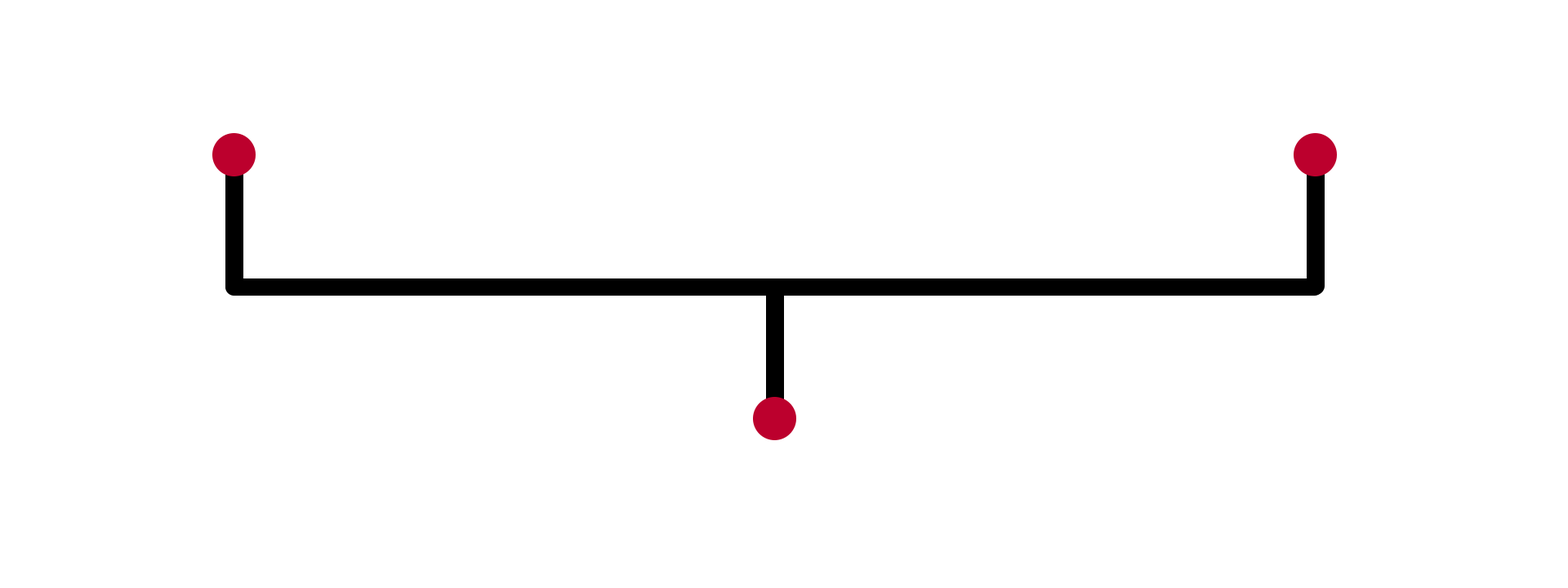
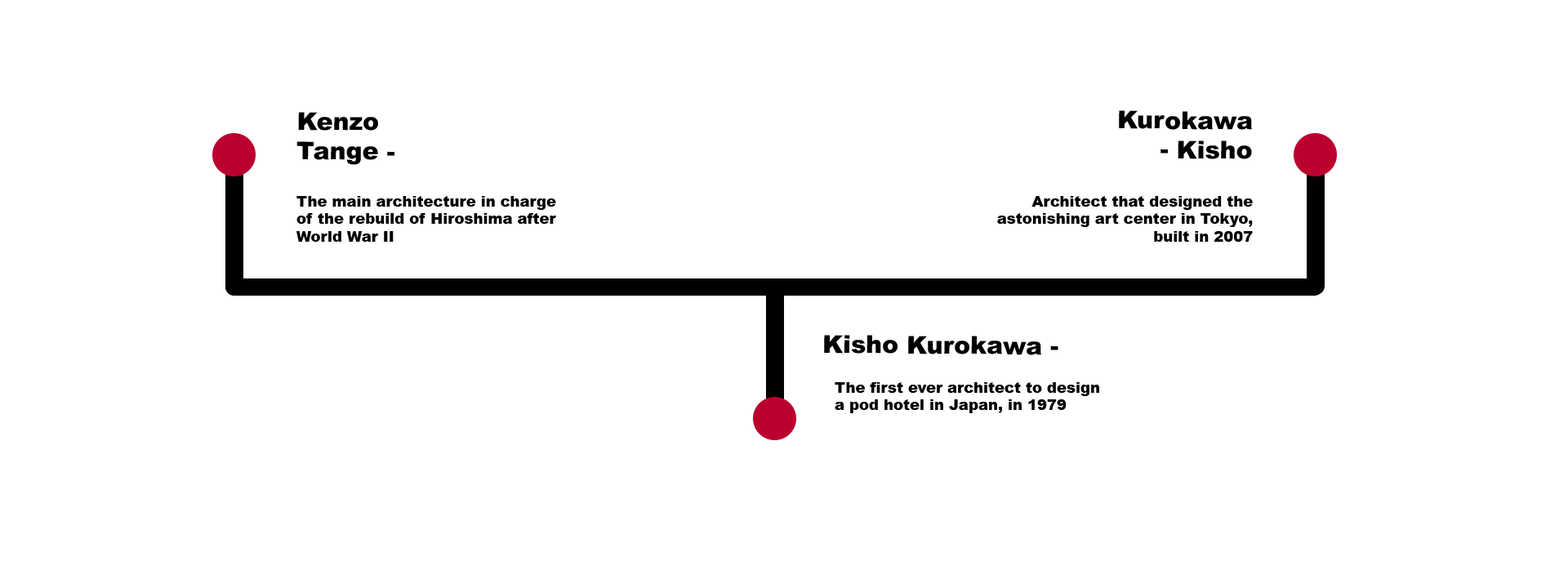
Comparing the layer stacks of the two 1568x588 images. Changes:
added layer "The main architecture in charge of the rebuild of Hiroshima aft" above "Kenzo Tange -" over [296, 196, 557, 242]
added layer "Kenzo Tange -" above "Architect that designed the astonishing art center in Tokyo, bu" over [296, 111, 395, 165]
added layer "Architect that designed the astonishing art center in Tokyo, bu" above "The first ever architect to design a pod hotel in Japan, in 197" over [997, 196, 1253, 242]
added layer "The first ever architect to design a pod hotel in Japan, in 197" above "Kurokawa - Kisho" over [834, 382, 1100, 414]
added layer "Kurokawa - Kisho" above "Kisho Kurokawa -" over [1118, 110, 1252, 160]
added layer "Kisho Kurokawa -" above "Rectangle 2" over [824, 334, 1059, 356]
